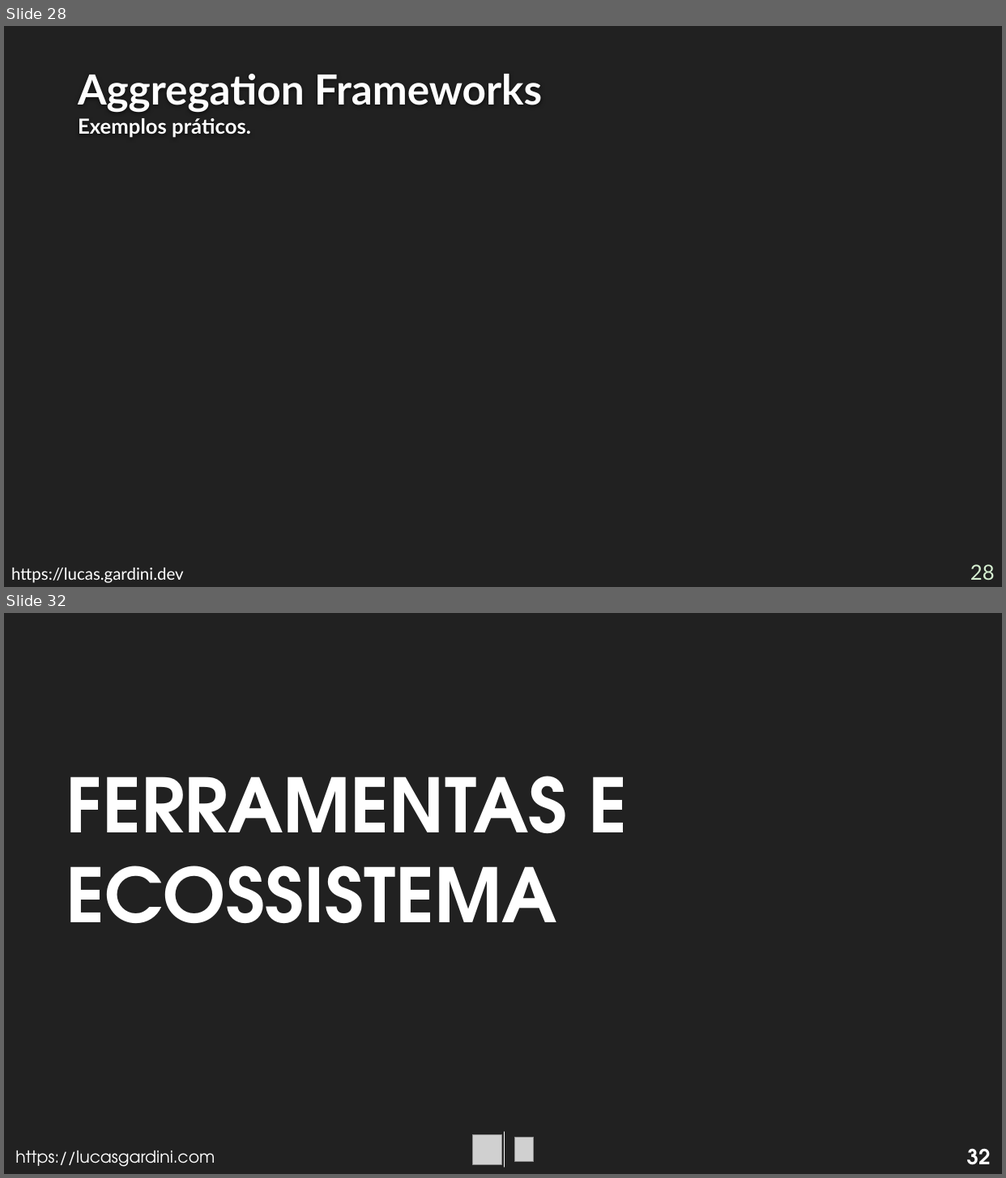
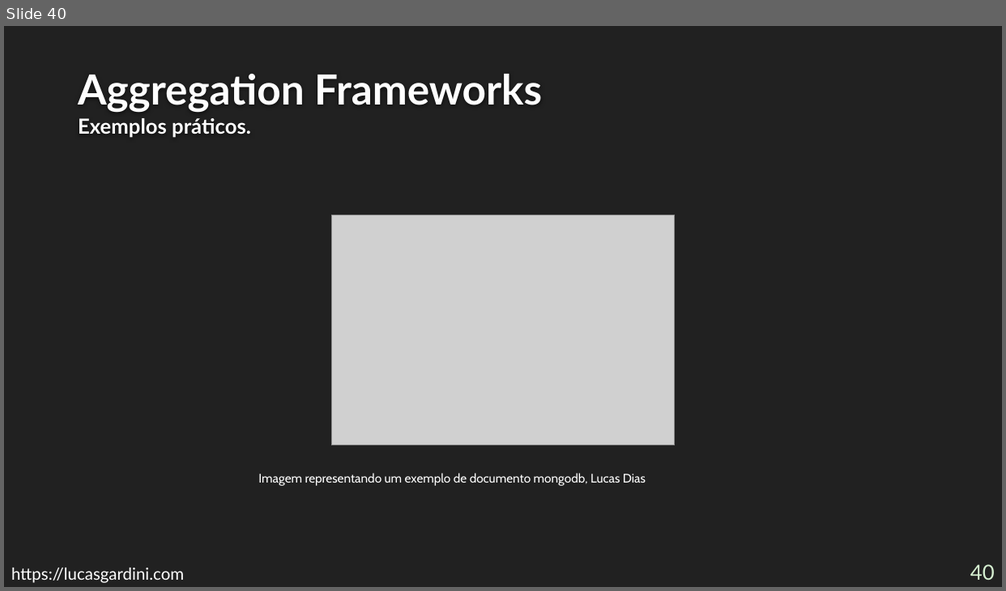
Before and after one commit to Lucas-Gardini/IFSP-ADS-BD2, a slide deck: mongodb/minicurso-mongodb.pptx. Shown one above the other, each under a label of ours: slides 28 and 32 before the commit, slide 40 after it; the slides between them are not shown. The pictures are 1006x1178 and 1006x591 pixels, drawn with LibreOffice and Linux fonts; fonts in the diff are those of the drawing; grey boxes stand for pictures; background and template pictures are left out. Boxes give left, top, right and bottom in pixels: in the first picture for what was removed or moved away, otherwise in the second. Text is boxed around its words. In the diff, an @@ line names an element or a change of style, - is before the commit and + after.

```diff
--- a/mongodb/minicurso-mongodb.pptx
+++ b/mongodb/minicurso-mongodb.pptx
@@ slide 32 removed at [4,613,1002,1174], background #212121 @@
@@ text removed at [66,776,628,924] @@
-FERRAMENTAS E
-ECOSSISTEMA
@@ picture removed at [473,1135,502,1165] @@
@@ line removed from (505, 1132) to (505, 1167) @@
@@ picture removed at [515,1137,534,1161] @@
@@ text removed at [15,1151,215,1167] @@
-https://lucasgardini.com
@@ page number removed at [967,1148,991,1165] @@
-32
@@ what was slide 28 is now slide 40 @@
@@ slide 40 changed as well @@
@@ picture added at [331,216,674,446] @@
@@ text added at [258,473,646,486], 12 pt, text #FFFFFF @@
+Imagem representando um exemplo de documento mongodb, Lucas Dias
@@ text at [11,568,184,583]: text changed @@
-https://lucas.gardini.dev
+https://lucasgardini.com
@@ page number at [970,565,995,580]: text changed @@
-28
+40
```
Also in this commit, not shown: 31 other slides changed, 19 slides added, 4 other slides removed.
